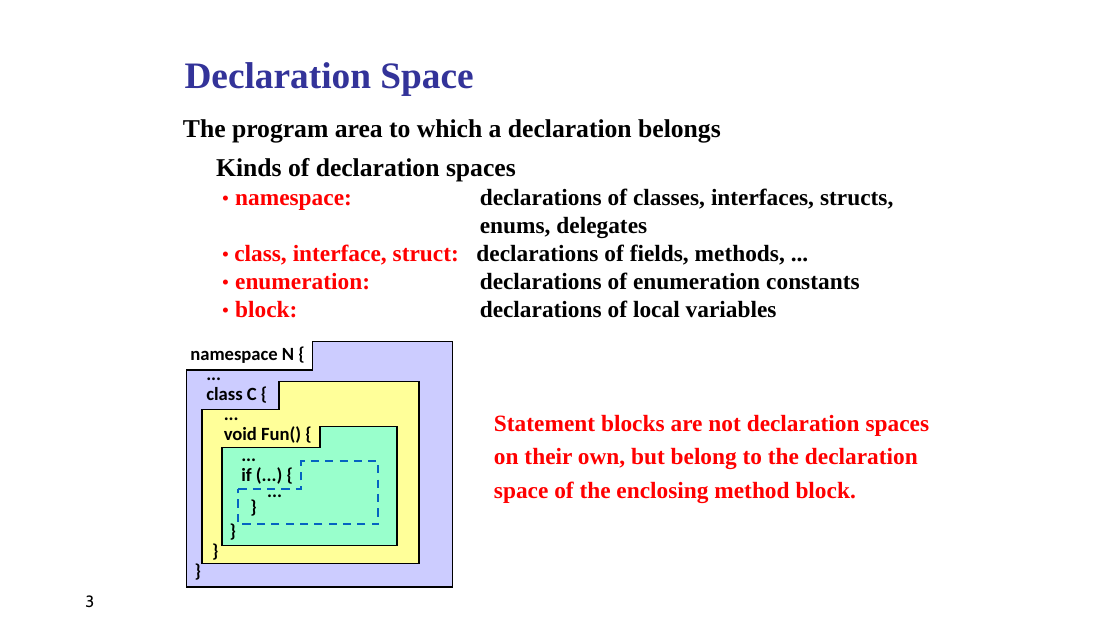
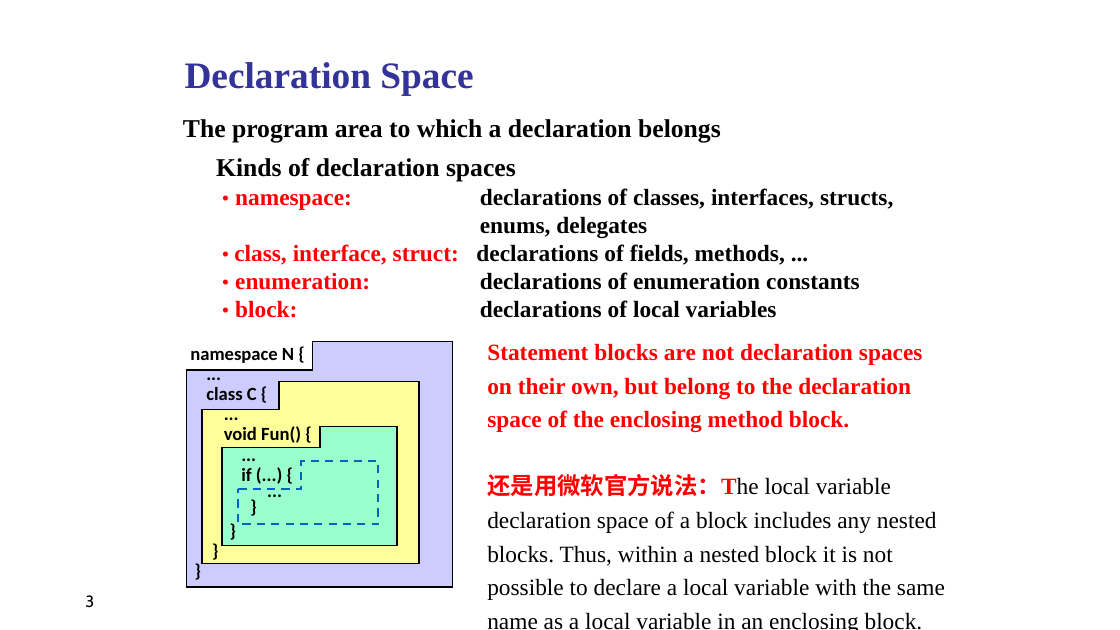
Before and after one commit to yangalan123/2017Csharp-EXAM, a slide deck: slide 3 of C#复习.pptx. Drawn at 1120x630 pixels with LibreOffice and Linux fonts; fonts in the diff are those of the drawing. Boxes give left, top, right and bottom in pixels: in the first picture for what was removed or moved away, otherwise in the second. Text is boxed around its words. In the diff, an @@ line names an element or a change of style, - is before the commit and + after.

```diff
--- a/C#复习.pptx
+++ b/C#复习.pptx
@@ text "Statement blocks are not declaration ...": place and size @@
-text "Statement blocks are not declaration ..." at box(494, 414, 930, 503)
+text "Statement blocks are not declaration ..." at box(487, 343, 945, 630)
@@ text at box(487, 474, 945, 630): paragraph added @@
+还是用微软官方说法：The local variable declaration space of a block includes any nested blocks. Thus, within a nested block it is not possible to declare a local variable with the same name as a local variable in an enclosing block.
```
Also in this commit, not shown: 7 other slides changed, 1 slide removed, 2 other files.
